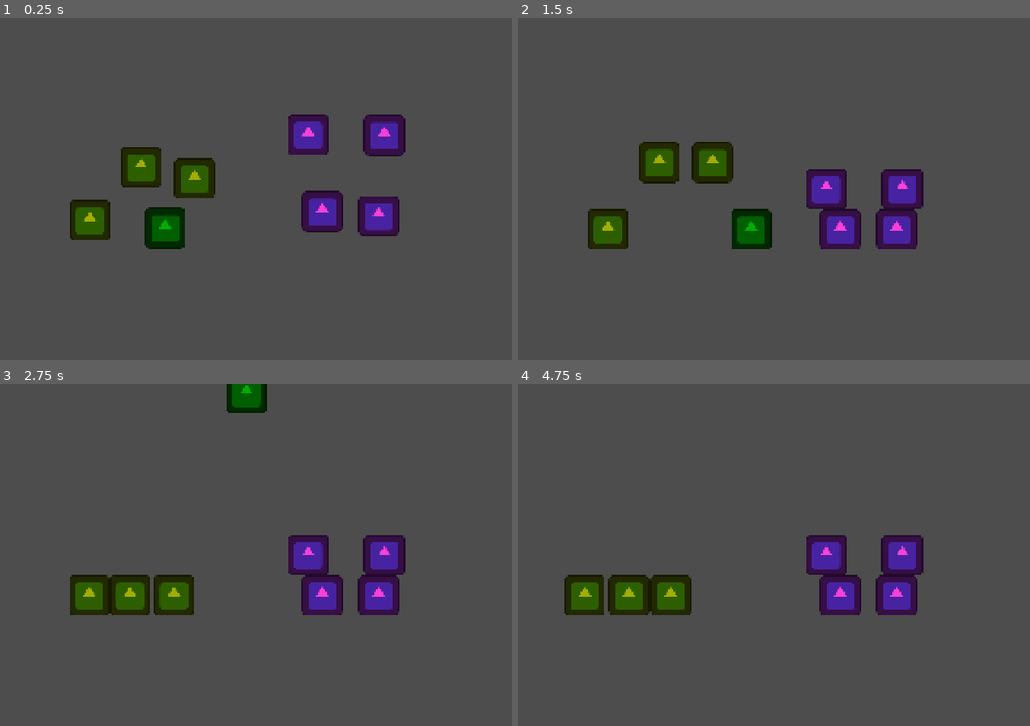
Above: before the commit, frames 1-4 (two rows, left to right).
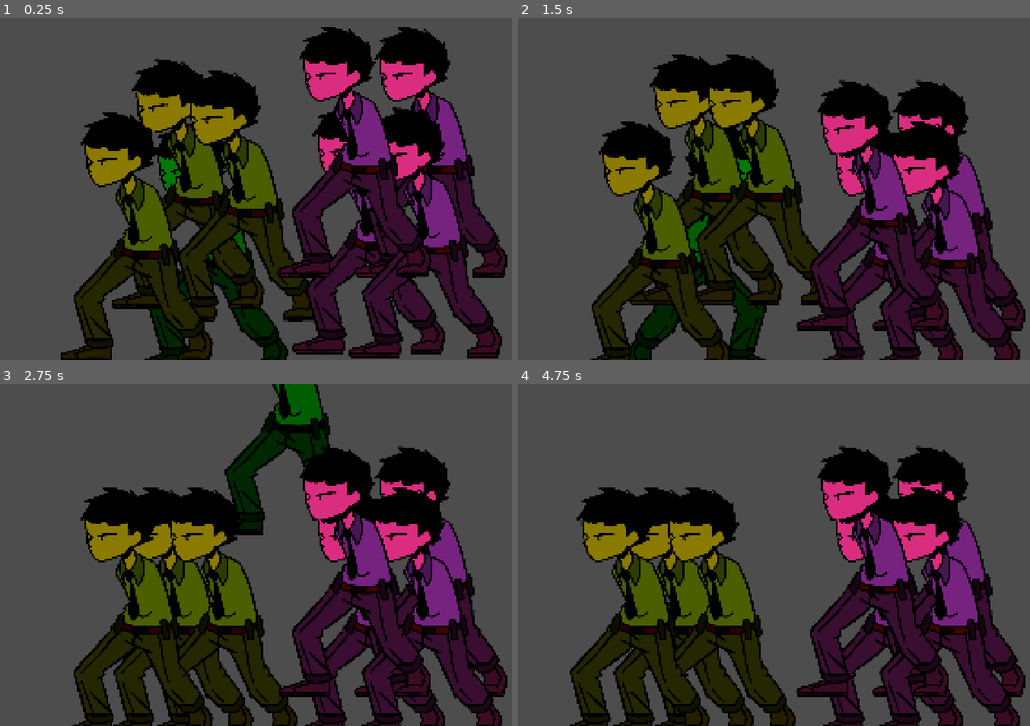
Above: after the commit, the same moments.

Repository: t0qen/baudo-game-jam-autumn
Game: Godot game, scene res://scenes/main.tscn
Two runs of this game, one before a commit and one after it. Both use one fixed random seed, a clock stepped at 60 frames per second and the inputs below. The engine's default icon, where the game draws it, is replaced by a stand-in: a white triangle on a blue panel in a dark square.
Inputs:
- Up to frame 1 (0.25 s): no input
- Up to frame 2 (1.5 s): hold D (right) 0.53-1.28 s; tap Up (aim_left, bound only after the commit) at 0.6 s; tap Space (jump) at 0.77, 1.07 s; tap Down (aim_right, bound only after the commit) at 0.8, 1.35 s; hold A (left) from 1.28 s (still down)
- Up to frame 3 (2.75 s): tap Space (jump) at 1.52, 1.82 s; tap E (bomb, bound only after the commit) at 1.55, 2.1 s; release A (left) at 2.03 s; hold D (right) from 2.03 s (still down); tap R (pompe, bound only after the commit) at 2.3 s
- Up to frame 4 (4.75 s): tap R (pompe, bound only after the commit) at 2.85 s; tap Space (jump) at 3.02, 3.05, 3.32, 3.6, 3.77, 4.07, 4.52 s; release D (right) at 3.53 s; hold A (left) from 3.53 s (still down); tap Up (aim_left, bound only after the commit) at 3.8, 4.35 s; tap Down (aim_right, bound only after the commit) at 4.55 s

The runs differ from the first frame. In frame 1, 53% of the frame differs, in the area x 11-100%, y 2-100%; in frame 2, 50%; in frame 3, 49%; in frame 4, 45%.
Error after the commit: Cannot call method 'get_children' on a null value. (res://scripts/main.gd:47)

Commit message:
Avance state machine

Diff:
--- a/project.godot
+++ b/project.godot
@@ -20,6 +20,7 @@
 
 BiduleManager="*res://scripts/bidule_manager.gd"
 VarBidules="*res://scripts/var_bidules.gd"
+Main="*res://scripts/main.gd"
 
 [display]
 
@@ -49,12 +50,6 @@
 , Object(InputEventJoypadButton,"resource_local_to_scene":false,"resource_name":"","device":-1,"button_index":0,"pressure":0.0,"pressed":true,"script":null)
 ]
 }
-shoot={
-"deadzone": 0.2,
-"events": [Object(InputEventMouseButton,"resource_local_to_scene":false,"resource_name":"","device":-1,"window_id":0,"alt_pressed":false,"shift_pressed":false,"ctrl_pressed":false,"meta_pressed":false,"button_mask":0,"position":Vector2(0, 0),"global_position":Vector2(0, 0),"factor":1.0,"button_index":1,"canceled":false,"pressed":false,"double_click":false,"script":null)
-, Object(InputEventJoypadButton,"resource_local_to_scene":false,"resource_name":"","device":-1,"button_index":2,"pressure":0.0,"pressed":true,"script":null)
-]
-}
 left={
 "deadzone": 0.2,
 "events": [Object(InputEventKey,"resource_local_to_scene":false,"resource_name":"","device":-1,"window_id":0,"alt_press …(191 unchanged characters)…
@@ -69,15 +64,35 @@
 , Object(InputEventJoypadMotion,"resource_local_to_scene":false,"resource_name":"","device":-1,"axis":0,"axis_value":1.0,"script":null)
 ]
 }
-"Faire spawn bombe (pas définitif)"={
-"deadzone": 0.2,
-"events": [Object(InputEventMouseButton,"resource_local_to_scene":false,"resource_name":"","device":-1,"window_id":0,"alt_pressed":false,"shift_pressed":false,"ctrl_pressed":false,"meta_pressed":false,"button_mask":0,"position":Vector2(0, 0),"global_position":Vector2(0, 0),"factor":1.0,"button_index":1,"canceled":false,"pressed":false,"double_click":false,"script":null)
-]
-}
 sortir={
 "deadzone": 0.2,
 "events": [Object(InputEventKey,"resource_local_to_scene":false,"resource_name":"","device":-1,"window_id":0,"alt_press …(195 unchanged characters)…
 , Object(InputEventJoypadButton,"resource_local_to_scene":false,"resource_name":"","device":-1,"button_index":1,"pressure":0.0,"pressed":true,"script":null)
+]
+}
+bomb={
+"deadzone": 0.2,
+"events": [Object(InputEventKey,"resource_local_to_scene":false,"resource_name":"","device":-1,"window_id":0,"alt_pressed":false,"shift_pressed":false,"ctrl_pressed":false,"meta_pressed":false,"pressed":false,"keycode":0,"physical_keycode":69,"key_label":0,"unicode":101,"location":0,"echo":false,"script":null)
+]
+}
+rocket={
+"deadzone": 0.2,
+"events": [Object(InputEventKey,"resource_local_to_scene":false,"resource_name":"","device":-1,"window_id":0,"alt_pressed":false,"shift_pressed":false,"ctrl_pressed":false,"meta_pressed":false,"pressed":false,"keycode":0,"physical_keycode":68,"key_label":0,"unicode":100,"location":0,"echo":false,"script":null)
+]
+}
+pompe={
+"deadzone": 0.2,
+"events": [Object(InputEventKey,"resource_local_to_scene":false,"resource_name":"","device":-1,"window_id":0,"alt_pressed":false,"shift_pressed":false,"ctrl_pressed":false,"meta_pressed":false,"pressed":false,"keycode":0,"physical_keycode":82,"key_label":0,"unicode":114,"location":0,"echo":false,"script":null)
+]
+}
+aim_left={
+"deadzone": 0.2,
+"events": [Object(InputEventKey,"resource_local_to_scene":false,"resource_name":"","device":-1,"window_id":0,"alt_pressed":false,"shift_pressed":false,"ctrl_pressed":false,"meta_pressed":false,"pressed":false,"keycode":0,"physical_keycode":4194320,"key_label":0,"unicode":0,"location":0,"echo":false,"script":null)
+]
+}
+aim_right={
+"deadzone": 0.2,
+"events": [Object(InputEventKey,"resource_local_to_scene":false,"resource_name":"","device":-1,"window_id":0,"alt_pressed":false,"shift_pressed":false,"ctrl_pressed":false,"meta_pressed":false,"pressed":false,"keycode":0,"physical_keycode":4194322,"key_label":0,"unicode":0,"location":0,"echo":false,"script":null)
 ]
 }
 
--- a/scenes/templates/bidule_template.tscn
+++ b/scenes/templates/bidule_template.tscn
@@ -1,25 +1,146 @@
-[gd_scene load_steps=7 format=3 uid="uid://dreipx6w1ycb6"]
+[gd_scene load_steps=36 format=3 uid="uid://dreipx6w1ycb6"]
 
-[ext_resource type="Texture2D" uid="uid://hht7qnmjl72w" path="res://icon.svg" id="1_3iy2t"]
 [ext_resource type="Script" uid="uid://crellanggal1o" path="res://scripts/bidule_template.gd" id="1_6lqgl"]
+[ext_resource type="Texture2D" uid="uid://bkobn0l346vu0" path="res://assets/Sprites/Garde/idle/frame_00_delay-0.04s.png" id="2_cow7b"]
+[ext_resource type="Texture2D" uid="uid://o14ygiy4dqt4" path="res://assets/Sprites/Garde/idle/frame_01_delay-0.04s.png" id="3_uh30e"]
+[ext_resource type="Texture2D" uid="uid://b1yfuc8nbsmb4" path="res://assets/Sprites/Garde/idle/frame_02_delay-0.04s.png" id="4_81lal"]
+[ext_resource type="Texture2D" uid="uid://b1w0nnvnhpygf" path="res://assets/Sprites/Garde/idle/frame_03_delay-0.04s.png" id="5_fvjia"]
+[ext_resource type="Texture2D" uid="uid://c4e40j2echrud" path="res://assets/Sprites/Garde/idle/frame_04_delay-0.04s.png" id="6_ta3oi"]
+[ext_resource type="Texture2D" uid="uid://d3k1m02u6acgg" path="res://assets/Sprites/Garde/idle/frame_05_delay-0.04s.png" id="7_qhic2"]
+[ext_resource type="Texture2D" uid="uid://dlkhemwjmrd8f" path="res://assets/Sprites/Garde/idle/frame_06_delay-0.04s.png" id="8_vgj7r"]
+[ext_resource type="Texture2D" uid="uid://or6p3etdxvp3" path="res://assets/Sprites/Garde/idle/frame_07_delay-0.04s.png" id="9_nlu60"]
+[ext_resource type="Texture2D" uid="uid://dgn4sve6v4jjv" path="res://assets/Sprites/Garde/idle/frame_08_delay-0.04s.png" id="10_77s6n"]
+[ext_resource type="Texture2D" uid="uid://2xpj0drgaio3" path="res://assets/Sprites/Garde/idle/frame_09_delay-0.04s.png" id="11_e0nlx"]
+[ext_resource type="Texture2D" uid="uid://nuxkto26jyur" path="res://assets/Sprites/Garde/idle/frame_10_delay-0.04s.png" id="12_kxtwb"]
+[ext_resource type="Texture2D" uid="uid://mbmw5ra1qtjn" path="res://assets/Sprites/Garde/idle/frame_11_delay-0.04s.png" id="13_vnw35"]
+[ext_resource type="Texture2D" uid="uid://ctlj4t8kr2kku" path="res://assets/Sprites/Garde/idle/frame_12_delay-0.04s.png" id="14_2idbw"]
+[ext_resource type="Texture2D" uid="uid://bkle0j6yqxgyk" path="res://assets/Sprites/Garde/idle/frame_13_delay-0.04s.png" id="15_4n3gm"]
+[ext_resource type="Texture2D" uid="uid://b3bjia3qfcp8e" path="res://assets/Sprites/Garde/idle/frame_14_delay-0.04s.png" id="16_5tp8d"]
+[ext_resource type="Texture2D" uid="uid://d20i7tar43gcs" path="res://assets/Sprites/Garde/Marche/frame_00_delay-0.04s.png" id="17_3411h"]
+[ext_resource type="Texture2D" uid="uid://dc20bm8h8fooc" path="res://assets/Sprites/Garde/Marche/frame_01_delay-0.04s.png" id="18_6cpmm"]
+[ext_resource type="Texture2D" uid="uid://dnnxgf0jdk20j" path="res://assets/Sprites/Garde/Marche/frame_02_delay-0.04s.png" id="19_p0sab"]
+[ext_resource type="Texture2D" uid="uid://dpcjdy6ij2u2j" path="res://assets/Sprites/Garde/Marche/frame_03_delay-0.04s.png" id="20_ip7al"]
+[ext_resource type="Texture2D" uid="uid://bqnu7a8upa1tv" path="res://assets/Sprites/Garde/Marche/frame_04_delay-0.04s.png" id="21_t1w3o"]
+[ext_resource type="Texture2D" uid="uid://m3m5eho33qxj" path="res://assets/Sprites/Garde/Marche/frame_05_delay-0.04s.png" id="22_qlve2"]
+[ext_resource type="Texture2D" uid="uid://ds25rrfqys0ud" path="res://assets/Sprites/Garde/Marche/frame_06_delay-0.04s.png" id="23_pqwew"]
+[ext_resource type="Texture2D" uid="uid://dv341dvtc7w7f" path="res://assets/Sprites/Garde/Marche/frame_07_delay-0.04s.png" id="24_383uy"]
+[ext_resource type="Texture2D" uid="uid://4vdvqt0fs3py" path="res://assets/Sprites/Garde/Marche/frame_08_delay-0.04s.png" id="25_swt0v"]
+[ext_resource type="Texture2D" uid="uid://dha6blaib81yn" path="res://assets/Sprites/Garde/Marche/frame_09_delay-0.04s.png" id="26_i0fbl"]
+[ext_resource type="Texture2D" uid="uid://d0qdrenq2bxj2" path="res://assets/Sprites/Garde/Marche/frame_10_delay-0.04s.png" id="27_74vwi"]
+[ext_resource type="Texture2D" uid="uid://dygs5g0llejjo" path="res://assets/Sprites/Garde/Marche/frame_11_delay-0.04s.png" id="28_50l8w"]
+[ext_resource type="Texture2D" uid="uid://fp38j2r2aal7" path="res://assets/Sprites/Garde/Marche/frame_12_delay-0.04s.png" id="29_o1xrs"]
+[ext_resource type="Texture2D" uid="uid://2rdb42757p44" path="res://assets/Sprites/Garde/Marche/frame_13_delay-0.04s.png" id="30_rb426"]
+[ext_resource type="Texture2D" uid="uid://bisf52acqu5ya" path="res://assets/Sprites/Garde/Marche/frame_14_delay-0.04s.png" id="31_0gdmd"]
+[ext_resource type="Texture2D" uid="uid://dp1p5ijjatfcm" path="res://assets/Sprites/Garde/Marche/frame_15_delay-0.04s.png" id="32_r3e01"]
 
 [sub_resource type="PhysicsMaterial" id="PhysicsMaterial_6lqgl"]
 friction = 0.0
 bounce = 0.1
 
-[sub_resource type="AtlasTexture" id="AtlasTexture_6lqgl"]
-atlas = ExtResource("1_3iy2t")
-region = Rect2(0, 0, 128, 128)
-
 [sub_resource type="SpriteFrames" id="SpriteFrames_8amhk"]
 animations = [{
 "frames": [{
 "duration": 1.0,
-"texture": SubResource("AtlasTexture_6lqgl")
+"texture": ExtResource("2_cow7b")
+}, {
+"duration": 1.0,
+"texture": ExtResource("3_uh30e")
+}, {
+"duration": 1.0,
+"texture": ExtResource("4_81lal")
+}, {
+"duration": 1.0,
+"texture": ExtResource("5_fvjia")
+}, {
+"duration": 1.0,
+"texture": ExtResource("6_ta3oi")
+}, {
+"duration": 1.0,
+"texture": ExtResource("7_qhic2")
+}, {
+"duration": 1.0,
+"texture": ExtResource("8_vgj7r")
+}, {
+"duration": 1.0,
+"texture": ExtResource("9_nlu60")
+}, {
+"duration": 1.0,
+"texture": ExtResource("10_77s6n")
+}, {
+"duration": 1.0,
+"texture": ExtResource("11_e0nlx")
+}, {
+"duration": 1.0,
+"texture": ExtResource("12_kxtwb")
+}, {
+"duration": 1.0,
+"texture": ExtResource("13_vnw35")
+}, {
+"duration": 1.0,
+"texture": ExtResource("14_2idbw")
+}, {
+"duration": 1.0,
+"texture": ExtResource("15_4n3gm")
+}, {
+"duration": 1.0,
+"texture": ExtResource("16_5tp8d")
 }],
 "loop": true,
-"name": &"default",
-"speed": 5.0
+"name": &"garde_idle",
+"speed": 24.0
+}, {
+"frames": [{
+"duration": 1.0,
+"texture": ExtResource("17_3411h")
+}, {
+"duration": 1.0,
+"texture": ExtResource("18_6cpmm")
+}, {
+"duration": 1.0,
+"texture": ExtResource("19_p0sab")
+}, {
+"duration": 1.0,
+"texture": ExtResource("20_ip7al")
+}, {
+"duration": 1.0,
+"texture": ExtResource("21_t1w3o")
+}, {
+"duration": 1.0,
+"texture": ExtResource("22_qlve2")
+}, {
+"duration": 1.0,
+"texture": ExtResource("23_pqwew")
+}, {
+"duration": 1.0,
+"texture": ExtResource("24_383uy")
+}, {
+"duration": 1.0,
+"texture": ExtResource("25_swt0v")
+}, {
+"duration": 1.0,
+"texture": ExtResource("26_i0fbl")
+}, {
+"duration": 1.0,
+"texture": ExtResource("27_74vwi")
+}, {
+"duration": 1.0,
+"texture": ExtResource("28_50l8w")
+}, {
+"duration": 1.0,
+"texture": ExtResource("29_o1xrs")
+}, {
+"duration": 1.0,
+"texture": ExtResource("30_rb426")
+}, {
+"duration": 1.0,
+"texture": ExtResource("31_0gdmd")
+}, {
+"duration": 1.0,
+"texture": ExtResource("32_r3e01")
+}],
+"loop": true,
+"name": &"garde_run",
+"speed": 15.0
 }]
 
 [sub_resource type="RectangleShape2D" id="RectangleShape2D_3dxvg"]
@@ -35,6 +156,7 @@
 
 [node name="sprites" type="AnimatedSprite2D" parent="."]
 sprite_frames = SubResource("SpriteFrames_8amhk")
+animation = &"garde_idle"
 
 [node name="shape" type="CollisionShape2D" parent="."]
 shape = SubResource("RectangleShape2D_3dxvg")
--- a/scripts/bidule_template.gd
+++ b/scripts/bidule_template.gd
@@ -22,13 +22,32 @@
 var wanna_jump : bool
 var wanna_left : bool
 var wanna_right : bool
+var wanna_bomb : bool
+var wanna_pompe : bool
+var wanna_rocket : bool
+var wanna_aim_left : bool
+var wanna_aim_right : bool
 var direction : int = 0
+
+enum MOB_POSSIBILITY {
+	GARDE,
+	ERRANT
+}
+var current : MOB_POSSIBILITY = MOB_POSSIBILITY.GARDE
+
+func set_current(current : MOB_POSSIBILITY):
+	current = current
 
 
 func get_inputs():
 	wanna_jump = Input.is_action_just_pressed("jump")
 	wanna_left = Input.is_action_pressed("left")
 	wanna_right = Input.is_action_pressed("right")
+	wanna_bomb = Input.is_action_just_pressed("bomb")
+	wanna_rocket = Input.is_action_just_pressed("rocket")
+	wanna_pompe = Input.is_action_just_pressed("pompe")
+	wanna_aim_left = Input.is_action_just_pressed("aim_left")
+	wanna_aim_right = Input.is_action_just_pressed("aim_right")
 
 func _ready() -> void:
 	change_state(STATE.CONTROL)
@@ -56,11 +75,22 @@
 func take_damage(amount : int):
 	current_life = current_life - amount
 	if current_life < 1:
+		print("Died")
 		die()
 
+func aim():
+	pass
+
 func die():
-	pass
-
+	queue_free()
+	Main.update_mob_array()
+
+func play_animation(animation):
+
+	if current == MOB_POSSIBILITY.GARDE:
+		$sprites.play("garde_" + animation)
+	else:
+		$sprites.play("errant_" + animation)
 #region STATE MACHINE
 # -- STATE MACHINE --
 enum STATE {
@@ -86,9 +116,9 @@
 func enter_state(new_state : STATE):
 	match new_state:
 		STATE.IDLE:
-			pass
+			play_animation("idle")
 		STATE.CONTROL:
-			pass
+			play_animation("control")
 		STATE.ROCKET:
 			pass
 		STATE.GRENADE:
@@ -116,17 +146,22 @@
 func update_state():
 	match current_state:
 		STATE.IDLE:
-			pass
+			if wanna_left || wanna_right || wanna_jump:
+				change_state(STATE.CONTROL)
 		STATE.CONTROL:
 			direction = 0
 			if wanna_left:
 				direction = -1
+				$sprites.flip_h = true
 			elif wanna_right:
 				direction = 1
+				$sprites.flip_h = false
 
 			if direction != 0:
 				print("ok dir")
 				apply_central_force(Vector2(direction * speed, 0))
+			else:
+				change_state(STATE.IDLE)
 
 			#limite la vitesse, sinon c exponentiel
 			if linear_velocity.x > max_h_speed:
@@ -134,17 +169,30 @@
 			elif linear_velocity.x < -max_h_speed:
 				linear_velocity.x = -max_h_speed
 
+			if wanna_bomb:
+				change_state(STATE.GRENADE)
+			if wanna_pompe:
+				change_state(STATE.POMPE)
+			if wanna_rocket:
+				change_state(STATE.ROCKET)
+
 			if wanna_jump and can_jump:
 				can_jump = false
 				jump_timer.start()
 				apply_central_impulse(Vector2(0, -jump_force))
 
 		STATE.ROCKET:
-			pass
+			if wanna_left || wanna_right || wanna_jump:
+				change_state(STATE.CONTROL)
+			aim()
 		STATE.GRENADE:
-			pass
+			if wanna_left || wanna_right || wanna_jump:
+				change_state(STATE.CONTROL)
+			aim()
 		STATE.POMPE:
-			pass
+			if wanna_left || wanna_right || wanna_jump:
+				change_state(STATE.CONTROL)
+			aim()
 #endregion
 
 
--- a/scripts/main.gd
+++ b/scripts/main.gd
@@ -33,6 +33,7 @@
 	BiduleManager.set_main(self)
 	start()
 	# TODO faire un system de spawn -> besoin de la map avant
+	# plus set_current()
 
 func _process(delta: float) -> void:
 	pass
